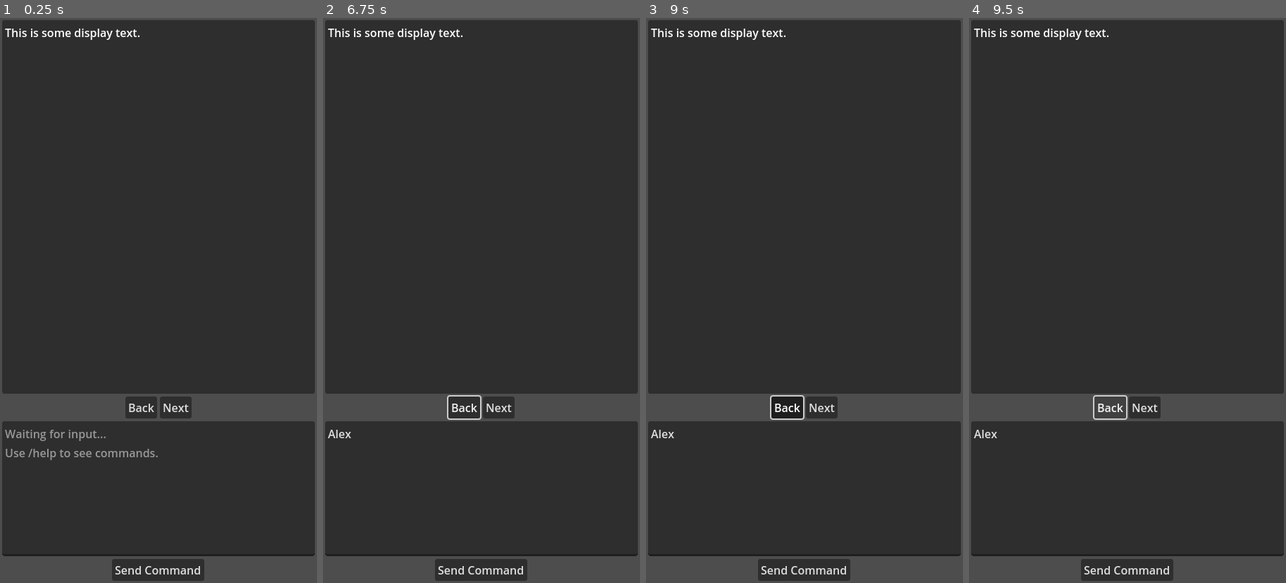
Above: before the commit, frames 1-4 (left to right).
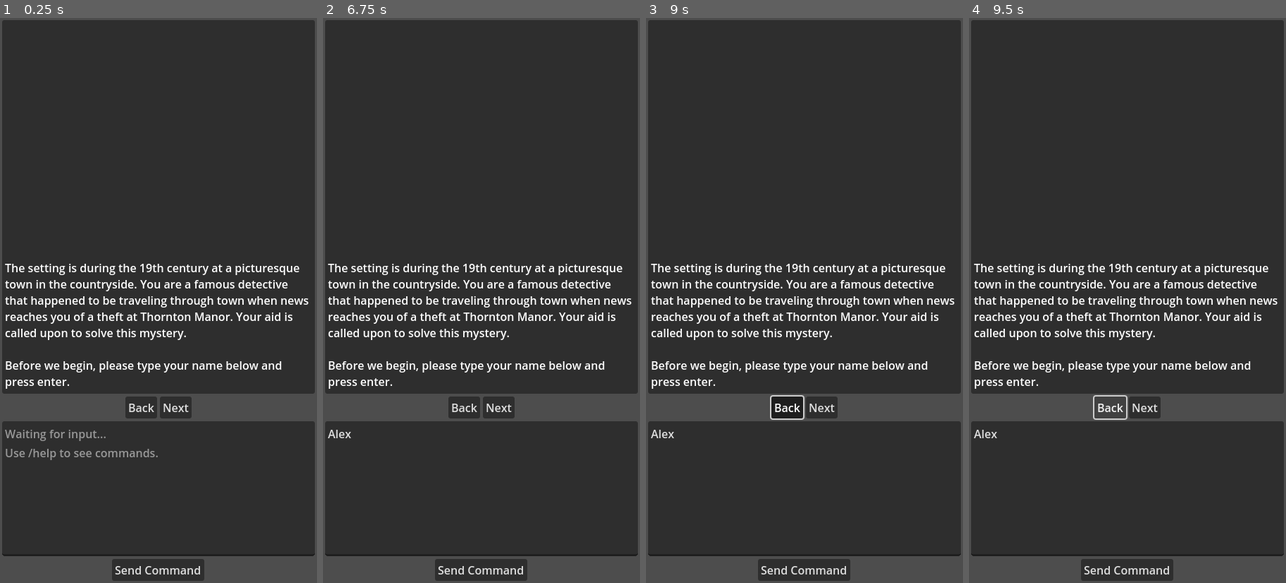
Above: after the commit, the same moments.

Repository: edmundmtang/gpt_mystery_game
Game: Godot game, scene res://Main.tscn
Same seed, same stepped clock (60 frames per second), same inputs: the game is played once before the commit and once after it.
Inputs (mouse positions are in pixels of both pictures, inside the frame that each line leads up to):
- Up to frame 1 (0.25 s): no input
- Up to frame 2 (6.75 s): click (481, 486) at 0.52 s; type "Alex" at 0.6 s; click "Next" at 1.25 s; click "Next" at 2 s; click "Send Command" at 2.75 s; click "Send Command" at 3.5 s; click "Next" at 4.25 s; click "Send Command" at 5 s; click "Back" at 5.75 s; move the mouse to (551, 272) at 6.52 s; click (551, 272) at 6.67 s
- Up to frame 3 (9 s): move the mouse to (741, 328) at 7.27 s; click (741, 328) at 7.42 s; move the mouse to (836, 176) at 8.02 s; click (836, 176) at 8.17 s; move the mouse to (788, 413) at 8.77 s; click (788, 413) at 8.92 s
- Up to frame 4 (9.5 s): no input

The runs differ from the first frame. In frame 1, 3.8% of the frame differs, in the area x 1-98%, y 1-66%; in frame 2, 3.9%, in the area x 1-98%, y 1-72%; in frame 3, 3.8%; in frame 4, 3.8%.
Error in both runs: Cannot call method 'get_as_text' on a null value. (res://OpenAI_API.gd:9)

Commit message:
Update display to utilize BBCode. Write methods for adding messages to GameState.display_message

Diff:
--- a/godot/ChatGenerator.gd
+++ b/godot/ChatGenerator.gd
@@ -33,7 +33,7 @@
 
 func add_input_message(text: String, type: int) -> void:
     var new_message := format_input(text, type)
-    new_input_message.emit(text, type)
+    new_input_message.emit(new_message, type)
 
 func prepare_messages(type: int) -> Array:
     # Format messages for chat completion call
--- a/godot/DisplayBox.gd
+++ b/godot/DisplayBox.gd
@@ -2,6 +2,8 @@
 extends MarginContainer
 
 var conversation: Array # An array of the messages that should be displayed.
+var introduction: String = "The setting is during the 19th century at a picturesque town in the countryside. You are a famous detective that happened to be traveling through town when news reaches you of a theft at Thornton Manor. Your aid is called upon to solve this mystery.\n\nBefore we begin, please type your name below and press enter."
+
 @onready var text_box = %RichTextLabel
 
 enum navigation {
@@ -10,11 +12,38 @@
     NEXT,
     CURRENT,
     SUMMARY,
+    RESTART,
     EXIT,
 }
 
-func update_display(message: Dictionary) -> void:
+func _ready():
+    start_scenario()
+
+func start_scenario():
+    # Clear player name
+    # Set input box to state for receiving a new name
+    multi_update_display([{"description": introduction}], ChatGenerator.TextType.DESCRIPTION)
+
+func multi_update_display(messages: Array[Dictionary], type: int) -> void:
+    # Format and add messages array to GameState.display_messages
+    for message in messages:
+        var formatted_message = format_message(message, type)
+        GameState.display_messages.append(formatted_message)
+    # Figure out the appropriate max index based on number of new messages
+    # Update display message index by 1 then use update_display() to update view
+    GameState.display_index += 1
+    update_display(GameState.fetch_display_message())
+
+func update_display(message: String) -> void:
     # parse the dictionary of text information in message and then
     # change what is displayed in text_box
-#    text_box.text =
-    pass
+    # should do this in a gradual manner that looks nice + maybe has sound
+    text_box.text = message
+
+func format_message(message: Dictionary, type: int) -> String:
+    # take message as a dictionary then format it as BBCode to use in display
+    var res: String
+    match type:
+        ChatGenerator.TextType.DESCRIPTION:
+            res = "[left]" + message["description"] + "[/left]"
+    return res
--- a/godot/DisplayBox.tscn
+++ b/godot/DisplayBox.tscn
@@ -1,6 +1,8 @@
-[gd_scene load_steps=2 format=3 uid="uid://dcapqng5urvxd"]
+[gd_scene load_steps=3 format=3 uid="uid://dcapqng5urvxd"]
 
 [ext_resource type="Script" path="res://DisplayBox.gd" id="1_cnlj2"]
+
+[sub_resource type="StyleBoxEmpty" id="StyleBoxEmpty_a5ssx"]
 
 [node name="DisplayBox" type="MarginContainer"]
 anchors_preset = 15
@@ -16,6 +18,7 @@
 layout_mode = 2
 
 [node name="ScrollContainer" type="ScrollContainer" parent="VBoxContainer"]
+custom_minimum_size = Vector2(0, 200)
 layout_mode = 2
 size_flags_vertical = 3
 horizontal_scroll_mode = 0
@@ -36,8 +39,14 @@
 unique_name_in_owner = true
 layout_mode = 2
 size_flags_horizontal = 3
-size_flags_vertical = 3
+size_flags_vertical = 8
+focus_mode = 2
+theme_override_styles/focus = SubResource("StyleBoxEmpty_a5ssx")
+bbcode_enabled = true
 text = "This is some display text."
+fit_content = true
+context_menu_enabled = true
+selection_enabled = true
 
 [node name="HBoxContainer" type="HBoxContainer" parent="VBoxContainer"]
 layout_mode = 2
--- a/godot/GameState.gd
+++ b/godot/GameState.gd
@@ -5,12 +5,11 @@
 var context: Dictionary
 var messages: Array[Dictionary]
 var display_messages: Array
-var display_index := 0
+var display_index := -1
 var player_name: String = "Anne Holloway"
 
 func _ready() -> void:
     load_context("context.json")
-    insert_player_name()
 
 func load_context(context_file: String) -> void:
     var json_file = FileAccess.open(context_file, FileAccess.READ)
@@ -28,3 +27,6 @@
 func add_new_output_message(new_message: String) -> void:
     messages.append(new_message)
     # parse new_message and also add to display messages
+
+func fetch_display_message() -> String:
+    return display_messages[display_index]
--- a/godot/InputBox.gd
+++ b/godot/InputBox.gd
@@ -1,4 +1,7 @@
 extends MarginContainer
+
+var has_player_name := false
+var standard_placeholder := "Waiting for input...\nUse/help to see commands."
 
 signal command_event(text: String, type: int)
 signal navigation_event(event_id: int)
@@ -12,6 +15,7 @@
 /next           : Go to the next page in the story.
 /current        : Go to the most recent page in the story.
 /summary        : Generate a summary of events so far.
+/restart        : Restart the scenario.
 /exit           : Get a summary of the ending then exit the game.
 
 === Hotkeys ===
@@ -20,32 +24,41 @@
 CTRL+Enter      : Go to the next page in the story."""
 
 func process_command() -> void:
-    var input_array := Array(text_box.text.strip_edges().split(" "))
-    var command : String = input_array.pop_front().to_lower()
-    var command_text = " ".join(input_array)
-    if GameState.debug:
-        print("COMMAND: [", command, "]")
-        print("RAW TEXT: [", command_text, "]")
-    match command:
-        "/help":
-            print(instructions)
-        "/say":
-            var text_type = ChatGenerator.TextType.CONVERSATION
-            command_event.emit(command_text, text_type)
-        "/examine":
-            var text_type = ChatGenerator.TextType.DESCRIPTION
-            command_event.emit(command_text, text_type)
-        "/previous":
-            navigation_event.emit(DisplayBox.navigation.PREVIOUS)
-        "/next":
-            navigation_event.emit(DisplayBox.navigation.NEXT)
-        "/current":
-            navigation_event.emit(DisplayBox.navigation.CURRENT)
-        "/summary":
-            navigation_event.emit(DisplayBox.navigation.SUMMARY)
-        "/exit":
-            navigation_event.emit(DisplayBox.navigation.EXIT)
+    if !has_player_name:
+        update_player_name()
+    else:
+        var input_array := Array(text_box.text.strip_edges().split(" "))
+        var command : String = input_array.pop_front().to_lower()
+        var command_text = " ".join(input_array)
+        if GameState.debug:
+            print("COMMAND: [", command, "]")
+            print("RAW TEXT: [", command_text, "]")
+        match command:
+            "/help":
+                print(instructions)
+            "/say":
+                var text_type = ChatGenerator.TextType.CONVERSATION
+                command_event.emit(command_text, text_type)
+            "/examine":
+                var text_type = ChatGenerator.TextType.DESCRIPTION
+                command_event.emit(command_text, text_type)
+            "/previous":
+                navigation_event.emit(DisplayBox.navigation.PREVIOUS)
+            "/next":
+                navigation_event.emit(DisplayBox.navigation.NEXT)
+            "/current":
+                navigation_event.emit(DisplayBox.navigation.CURRENT)
+            "/summary":
+                navigation_event.emit(DisplayBox.navigation.SUMMARY)
+            "/restart":
+                navigation_event.emit(DisplayBox.navigation.RESTART)
+            "/exit":
+                navigation_event.emit(DisplayBox.navigation.EXIT)
     call_deferred("clear_text")
+
+func update_player_name():
+        GameState.player_name = " ".join(Array(text_box.text.strip_edges().split(" "))) # Clean white space
+        GameState.insert_player_name()
 
 func clear_text() -> void:
     text_box.clear()
--- a/godot/InputBox.tscn
+++ b/godot/InputBox.tscn
@@ -16,6 +16,7 @@
 layout_mode = 2
 
 [node name="ScrollContainer" type="ScrollContainer" parent="VBoxContainer"]
+custom_minimum_size = Vector2(0, 70)
 layout_mode = 2
 size_flags_vertical = 3
 horizontal_scroll_mode = 0
--- a/godot/Main.gd
+++ b/godot/Main.gd
@@ -40,16 +40,18 @@
             pass
 
 func _ready() -> void:
+    get_tree().get_root().min_size = Vector2i(350, 400) # window min size
     input_box.command_event.connect(
         func(text, type) -> void:
             chat_generator.add_input_message(text, type)
-            chat_generator.continue_text(type)
+#            chat_generator.continue_text(type)
     )
     chat_generator.new_input_message.connect(
-        func(text, type) -> void:
-            GameState.messages.append(text)
+        func(message, type) -> void:
+            print(message)
+            GameState.messages.append(message)
     )
     chat_generator.new_output_message.connect(
-        func(text, type) -> void:
-            GameState.messages.append(text)
+        func(message, type) -> void:
+            GameState.messages.append(message)
     )
